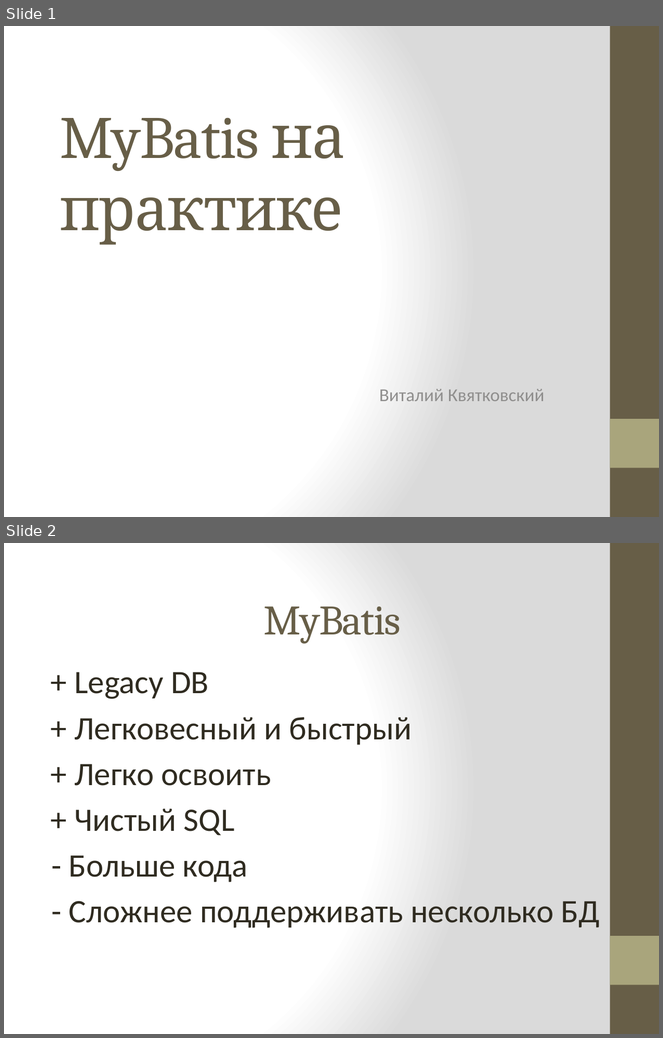
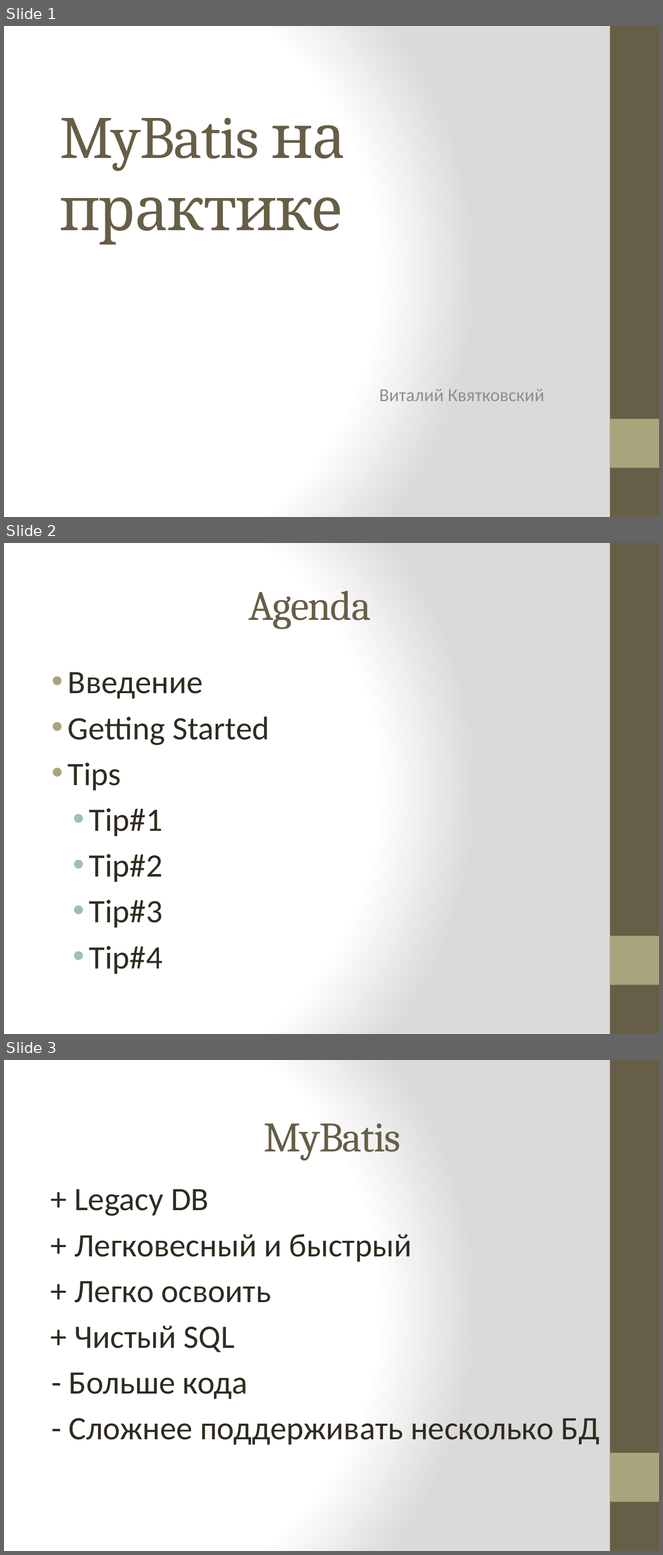
Before and after one commit to vitali-kviatkouski/personal, a slide deck: MyBatis.pptx. Shown one above the other, each under a label of ours: slides 1 and 2 before the commit, slides 1, 2 and 3 after it. The pictures are 663x1038 and 663x1555 pixels, drawn with LibreOffice and Linux fonts; fonts in the diff are those of the drawing. Boxes give left, top, right and bottom in pixels: in the first picture for what was removed or moved away, otherwise in the second. Text is boxed around its words. In the diff, an @@ line names an element or a change of style, - is before the commit and + after.

Commit message:
Added agenda and final slide

```diff
--- a/MyBatis.pptx
+++ b/MyBatis.pptx
@@ slide 2 added at (4, 543, 659, 1034), background gradient #FFFFFF to #DADADA; not listed: 2 template elements that a slide beside it also shows @@
@@ title added at (248, 591, 371, 629), 46 pt, text #675E47 @@
+Agenda
@@ text added at (68, 672, 269, 974), 36 pt, text #2F2B20 @@
+• Введение
+• Getting Started
+• Tips
+  • Tip#1
+  • Tip#2
+  • Tip#3
+  • Tip#4
@@ what was slide 2 is now slide 3 @@
```
Also in this commit, not shown: 2 slides changed.
